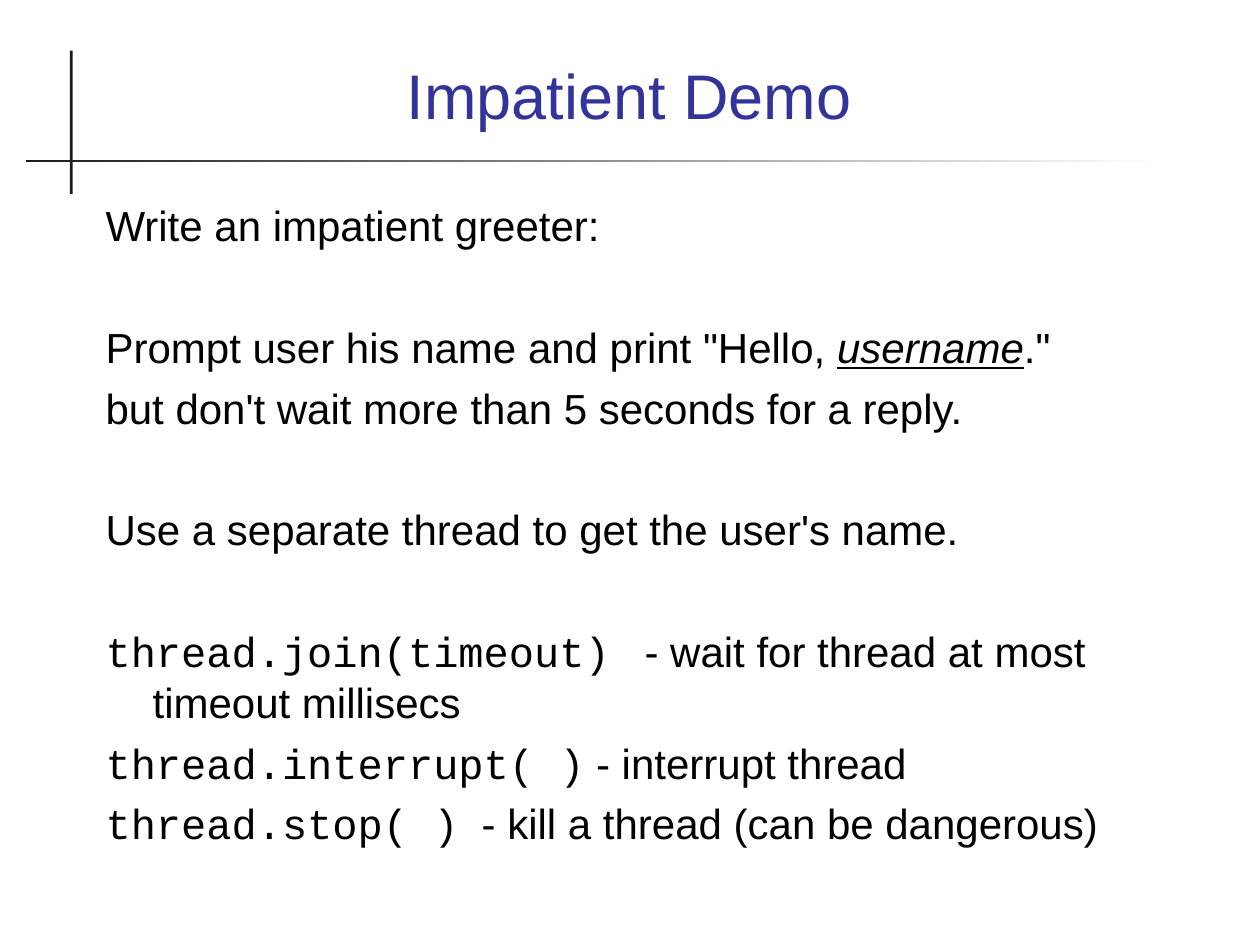
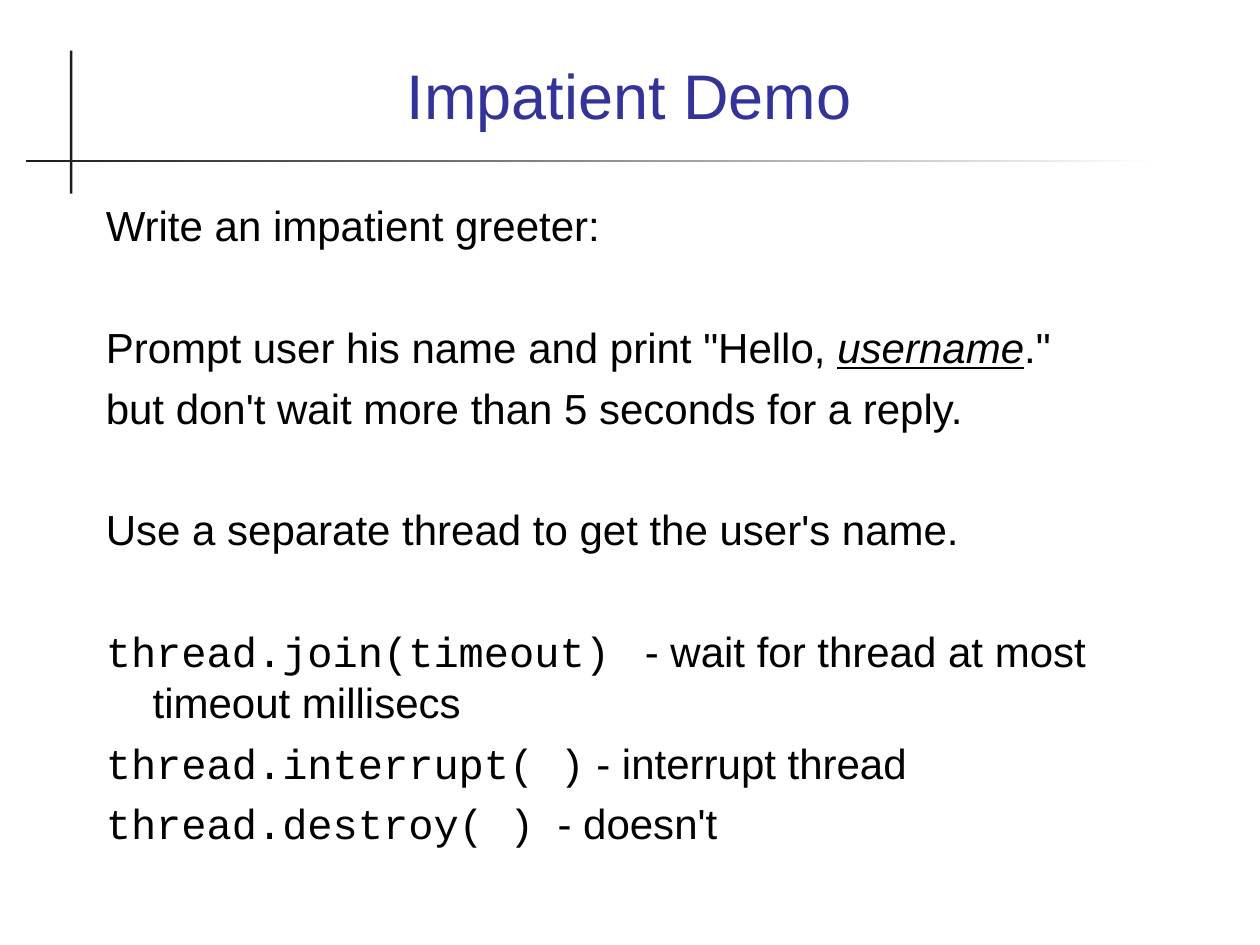
Before and after one commit to skeoop/skeoop.github.io, a slide deck: slide 15 of week12/Threads.ppt (slide 14 before the commit). Drawn at 1260x945 pixels with LibreOffice and Linux fonts; fonts in the diff are those of the drawing. Boxes give left, top, right and bottom in pixels: in the first picture for what was removed or moved away, otherwise in the second. Text is boxed around its words. In the diff, an @@ line names an element or a change of style, - is before the commit and + after.

```diff
--- a/week12/Threads.ppt
+++ b/week12/Threads.ppt
@@ text at (x1=106, y1=808, x2=717, y2=848): text changed; font Arial to Courier New @@
-thread.stop( ) - kill a thread (can be dangerous)
+thread.destroy( ) - doesn't
```
Also in this commit, not shown: 5 other slides changed, 2 slides added.
